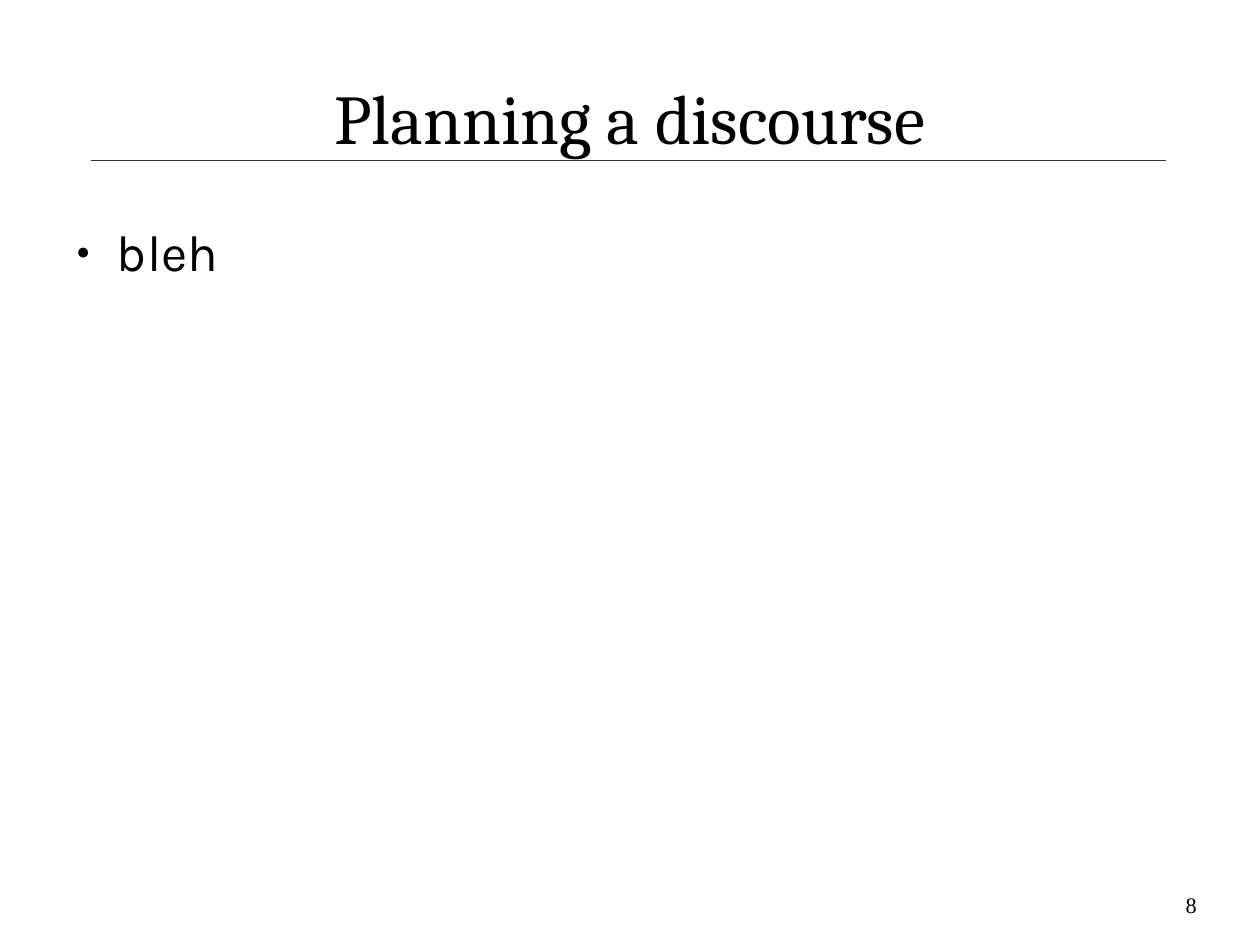
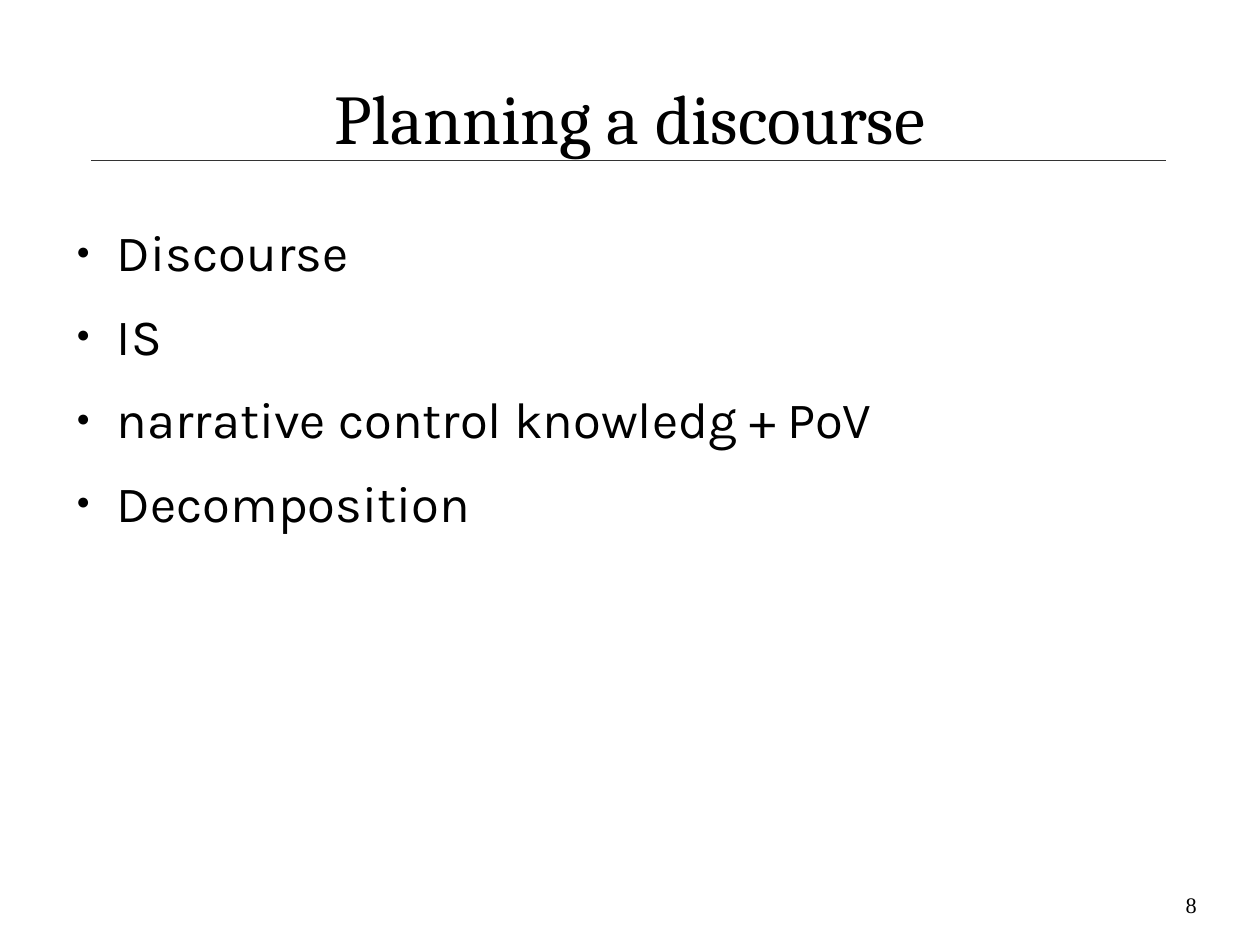
Before and after one commit to IllDepence/ai_seminar, a slide deck: slide 8 of praes/praes.odp. Drawn at 1260x945 pixels with LibreOffice and Linux fonts; fonts in the diff are those of the drawing. Boxes give left, top, right and bottom in pixels: in the first picture for what was removed or moved away, otherwise in the second. Text is boxed around its words. In the diff, an @@ line names an element or a change of style, - is before the commit and + after.

```diff
--- a/praes/praes.odp
+++ b/praes/praes.odp
@@ text at (x1=117, y1=236, x2=871, y2=534): text changed @@
-● bleh
+● Discourse
+● IS
+● narrative control knowledg + PoV
+● Decomposition
```
Also in this commit, not shown: 4 other slides changed, 1 other file.
